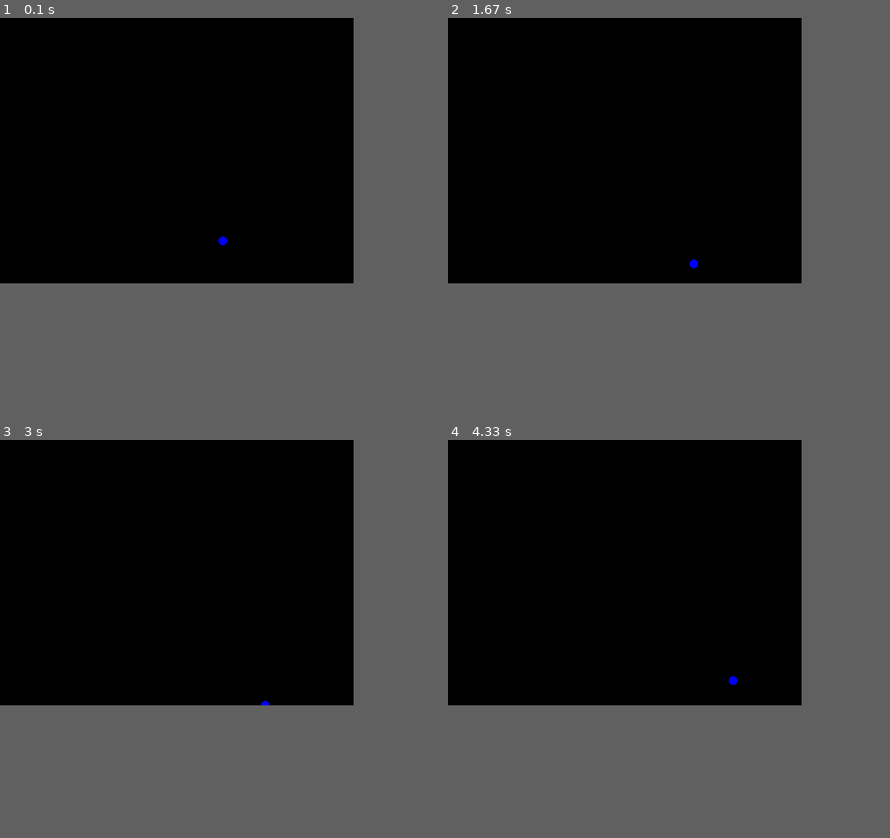
Above: before the commit, frames 1-4 (two rows, left to right).
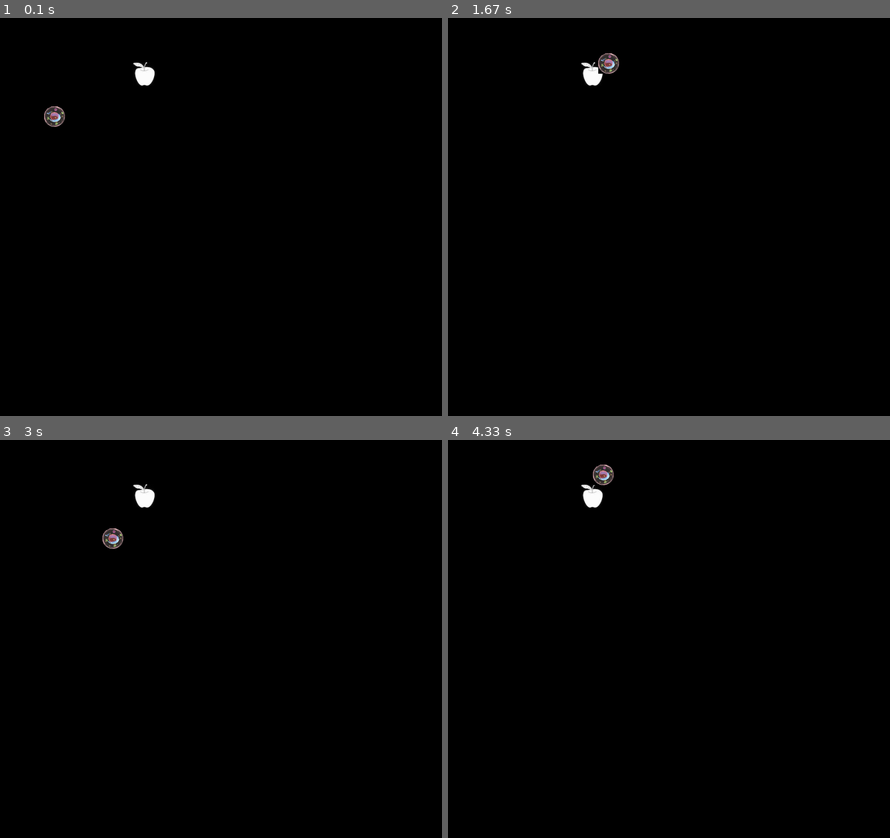
Above: after the commit, the same moments.

Repository: marcusshepp/pygames
Game: pygame game, started from foo/run.py
Two runs of this game, one before a commit and one after it. Both use one fixed random seed, a clock stepped at 60 frames per second and the inputs below.
Inputs:
- Up to frame 1 (0.1 s): no input
- Up to frame 2 (1.67 s): tap E at 0.33 s; hold Right 0.67-1.13 s; hold Up 1.17-1.47 s; hold Right from 1.5 s (still down)
- Up to frame 3 (3 s): release Right at 1.97 s; hold Left 2-2.53 s; hold Down 2.57-2.87 s; hold Left from 2.9 s (still down)
- Up to frame 4 (4.33 s): release Left at 3.3 s; hold Up 3.33-3.7 s; hold Right from 3.73 s (still down)
In our replay, the window is 720x540 before the commit and 900x810 after it. These sizes can differ from the game's own. Grey fills any space a smaller window leaves; there, only what the larger window draws over its background counts as a difference.

The runs differ from the first frame. In frame 1, 0.4% of the frame differs, in the area x 10-52%, y 11-58%; in frame 2, 0.4%; in frame 3, 0.4%; in frame 4, 0.4%.

Commit message:
first time adding food

Diff:
--- a/foo/creature.py
+++ b/foo/creature.py
@@ -1,34 +1,54 @@
+import time
+
 import pygame
+
+import utilities
 
 
 class Creature(pygame.sprite.Sprite):
 
-    def __init__(self, screen, color, location):
-        pygame.sprite.Sprite.__init__(self)
+    def __init__(self, surface, location):
+        super().__init__()
+        self.image = pygame.image.load("assets/images/cell.png").convert()
+        self.rect = self.image.get_rect()
+        self.rect.x = location[0]
+        self.rect.y = location[1]
         self.screen = pygame.display.get_surface()
-        self.area = self.screen.get_rect()
-        self.location = list(location)
-        self.color = color
-        self.screen = screen
+        self.surface = surface
+
+    def handle_keys(self):
+        """ Handles Keys """
+        key = pygame.key.get_pressed()
+        dist = 12
+        if key[pygame.K_RIGHT] and self.rect.x < self.screen.get_size()[0] - 50:
+            self.rect.x += dist
+        elif key[pygame.K_LEFT] and self.rect.x > 10:
+            self.rect.x -= dist
+        elif key[pygame.K_UP] and self.rect.y > 8:
+            self.rect.y -= dist
+        elif key[pygame.K_DOWN] and self.rect.y < self.screen.get_size()[1] - 55:
+            self.rect.y += dist
+        elif key[pygame.K_e]:
+            self.eat()
 
     def draw(self):
-        pygame.draw.circle(self.screen, self.color, self.location, 10)
+        """ Draw on surface """
+        self.surface.blit(self.image, (self.rect.x, self.rect.y))
 
-    def update(self):
-        nxt = next(self.next_move())
-        for i, v in enumerate(self.location):
-            self.location[i] += nxt[i]
-        pygame.draw.circle(self.screen, self.color, self.location, 10)
+    def eat(self):
+        print("eating")
+        # time.sleep(100)
 
-    def next_move(self):
-        screen_size = self.screen.get_size()
-        next_location = list()
-        if self.location[0] < screen_size[0]: # bottom of screen
-            next_location.append(1)
-            if self.location[1] < screen_size[1]: # right side of screen
-                next_location.append(1)
-            else:
-                next_location.append(-100)
-        else:
-            next_location.append(-100)
-        yield next_location
+
+class Food(pygame.sprite.Sprite):
+
+    def __init__(self, surface, location):
+        super().__init__()
+        self.image = pygame.image.load("assets/images/food.png").convert()
+        self.rect = self.image.get_rect()
+        self.rect.x = location[0]
+        self.rect.y = location[1]
+        self.surface = surface
+
+    def draw(self):
+        self.surface.blit(self.image, (self.rect.x, self.rect.y))
--- a/foo/run.py
+++ b/foo/run.py
@@ -5,17 +5,19 @@
 
 
 pygame.init()
-size = (800, 600)
+size = (1000, 900)
 screen = pygame.display.set_mode(size)
 clock = pygame.time.Clock()
-c0 = creature.Creature(screen, (0, 0, 255), (500, 500))
-c0.draw()
+c0 = creature.Creature(screen, (100, 200))
+f = creature.Food(screen, (300, 100))
 
 running = True
 while running:
     running = utilities.check_for_quit()
     screen.fill(utilities.BLACK)
-    c0.update()
+    f.draw()
+    c0.draw()
+    c0.handle_keys()
     pygame.display.flip()
     pygame.time.delay(30)
 pygame.quit()
--- a/foo/utilities.py
+++ b/foo/utilities.py
@@ -12,3 +12,4 @@
     return True
 
 BLACK = (0, 0, 0)
+WHITE = (255, 255, 255)
Binary file added: foo/assets/images/cell.png
Binary file added: foo/assets/images/food.png
